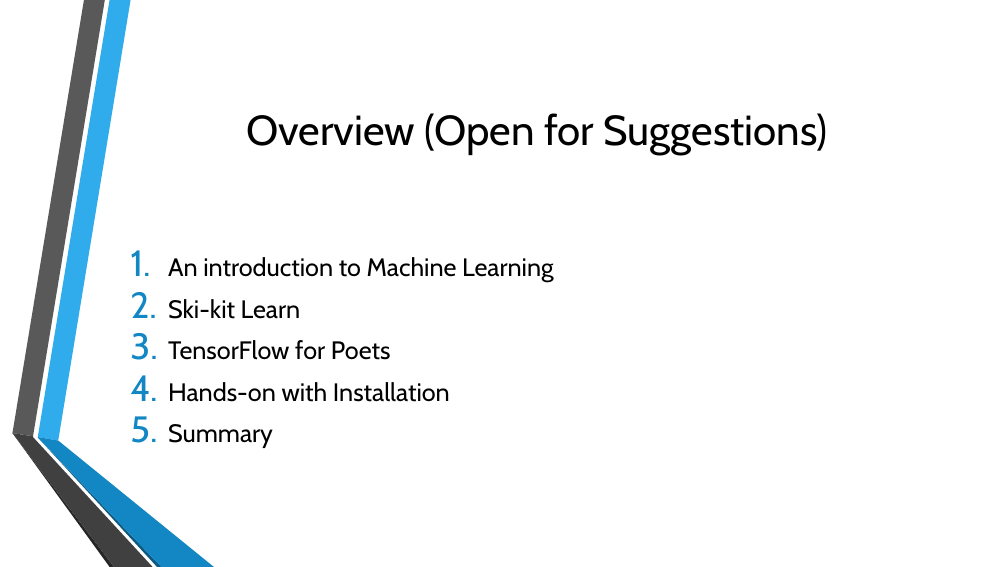
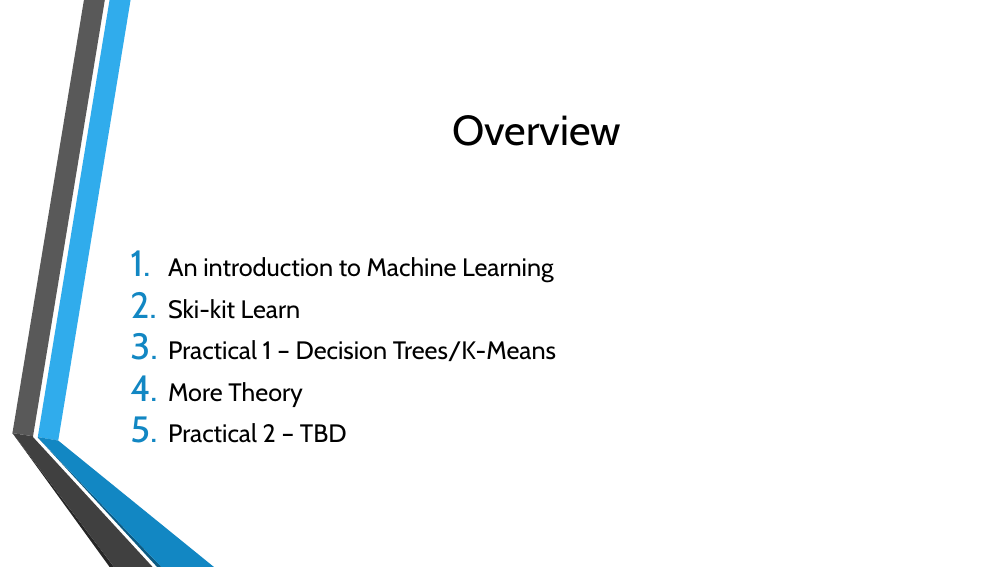
Before and after one commit to samuelsenior/ML_Intro, a slide deck: slide 2 of ML_Tools.pptx. Drawn at 1008x567 pixels with LibreOffice and Linux fonts; fonts in the diff are those of the drawing; background and template pictures are left out. Boxes give left, top, right and bottom in pixels: in the first picture for what was removed or moved away, otherwise in the second. Text is boxed around its words. In the diff, an @@ line names an element or a change of style, - is before the commit and + after.

Commit message:
Improvements to Powerpoint, completed Practical 1

```diff
--- a/ML_Tools.pptx
+++ b/ML_Tools.pptx
@@ title at (452, 115, 621, 146): text changed @@
-Overview (Open for Suggestions)
+Overview
@@ text at (168, 340, 556, 443): text changed @@
-3. TensorFlow for Poets
-4. Hands-on with Installation
-5. Summary
+3. Practical 1 – Decision Trees/K-Means
+4. More Theory
+5. Practical 2 – TBD
```
Also in this commit, not shown: 2 other slides changed, 4 slides added, 1 slide removed, 4 other files.
